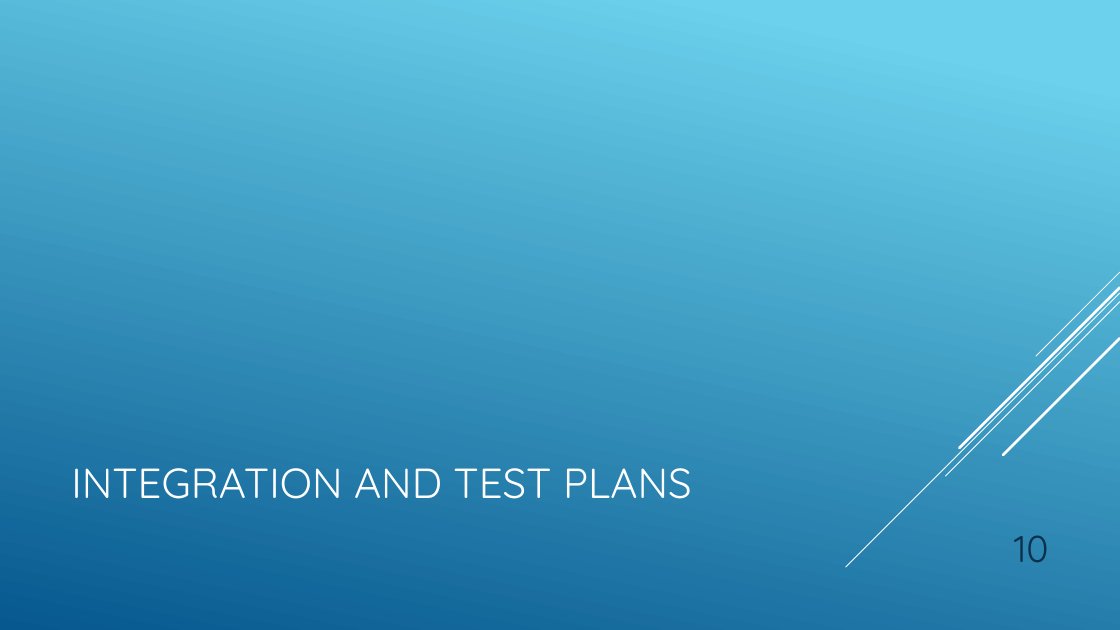
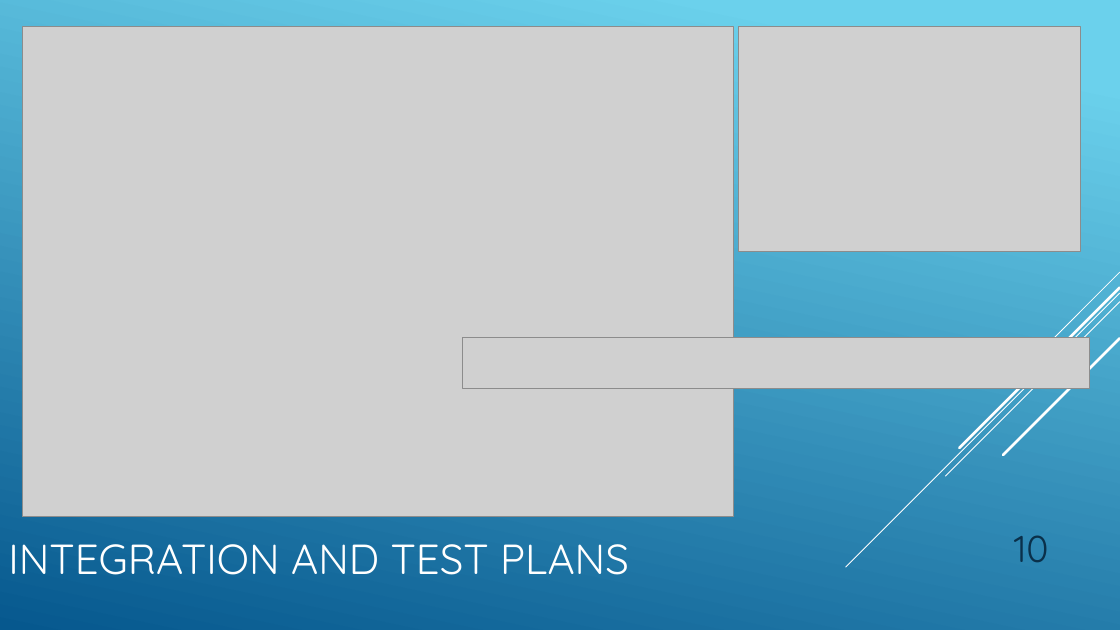
Before and after one commit to AndrewERAU/Calendar, a slide deck: slide 10 of docs/SE420_Sverdrup_Leffler_DiPinto_Velarde.pptx. Drawn at 1120x630 pixels with LibreOffice and Linux fonts; fonts in the diff are those of the drawing; grey boxes stand for pictures. Boxes give left, top, right and bottom in pixels: in the first picture for what was removed or moved away, otherwise in the second. Text is boxed around its words. In the diff, an @@ line names an element or a change of style, - is before the commit and + after.

```diff
--- a/docs/SE420_Sverdrup_Leffler_DiPinto_Velarde.pptx
+++ b/docs/SE420_Sverdrup_Leffler_DiPinto_Velarde.pptx
@@ picture added at [22,26,734,516] @@
@@ picture added at [739,26,1081,251] @@
@@ picture added at [462,337,1090,388] @@
@@ title "INTEGRATION AND TEST PLANS": place and size @@
-title "INTEGRATION AND TEST PLANS" at [71,468,692,499]
+title "INTEGRATION AND TEST PLANS" at [8,544,629,575]
```
Also in this commit, not shown: 1 other slide changed, 1 other file.
